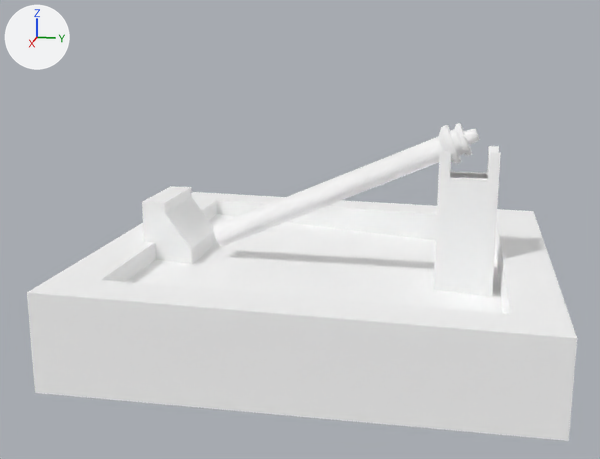
What one commit did to the glTF model archimedes’ screw .blend.gltf.
Before and after are seen from a 50 mm lens placed at (24.48, 6.32, 9.01), pointed at (-0.4, 1.34, 2.79). Every picture has the same lights, and +X, +Y and +Z are marked at upper left. Where no turn or scale is listed for an object, it has been applied to the vertices.
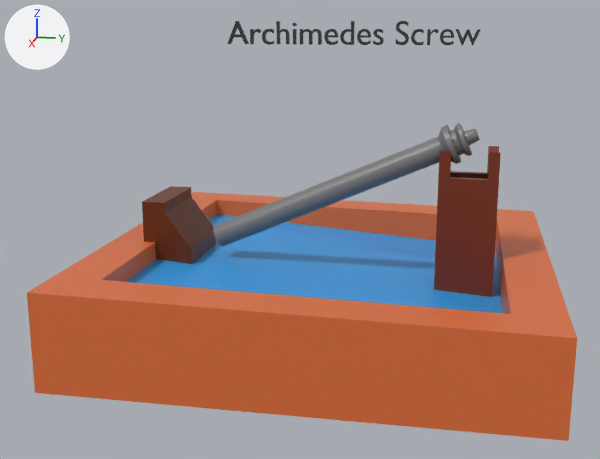
The newer file is also rescaled (x0.309), turned or shifted as a whole; pictures and numbers use the older file's frame.

What changed in the scene script:
```text
Change mat_material_002:
    mat_material_002.metallic: 1.0 -> 0.0
    mat_material_002.base_color: (1.0, 1.0, 1.0) -> (0.142, 0.0244, 0.00141)  # white #ffffff -> brown #692b05
    mat_material_002.roughness: 1.0 -> 0.4
Change mat_material_003:
    mat_material_003.metallic: 1.0 -> 0.0
    mat_material_003.base_color: (1.0, 1.0, 1.0) -> (0.19, 0.0282, 0.00716)  # white #ffffff -> brown #792f14
    mat_material_003.roughness: 1.0 -> 0.4
Change mat_material_005:
    mat_material_005.metallic: 1.0 -> 0.0
    mat_material_005.base_color: (1.0, 1.0, 1.0) -> (0.19, 0.19, 0.19)  # white #ffffff -> grey #797979
    mat_material_005.roughness: 1.0 -> 0.4
Change mat_material:
    mat_material.metallic: 1.0 -> 0.0
    mat_material.base_color: (1.0, 1.0, 1.0) -> (0.0275, 0.344, 0.8)  # white #ffffff -> blue #2e9ee7
    mat_material.roughness: 1.0 -> 0.4
Change mat_material_001:
    mat_material_001.metallic: 1.0 -> 0.0
    mat_material_001.base_color: (1.0, 1.0, 1.0) -> (0.736, 0.16, 0.0442)  # white #ffffff -> orange #df6f3b
    mat_material_001.roughness: 1.0 -> 0.4
Add mat_material_006:
    mat_material_006 = principled_material('Material.006')
    mat_material_006.base_color = (0.0397, 0.0397, 0.0397)  # black #383838
    mat_material_006.roughness = 0.4
Add me_text:
    me_text.from_pydata(...)  # 2354 vertices, 4664 faces; spans x 0.0..7.61, y -0.01..0.69, z -0.06..0.06
    me_text.materials.append(mat_material_006)  # black #383838
Change ob_text:
    ob_text: bpy.data.objects.new('Text', None) -> bpy.data.objects.new('Text', me_text)
```

Location of each change, [x1, y1, x2, y2] in pixels of the pictures (600 x 459 px):
'Plane', recoloured, surface changed (white to brown): [27, 192, 577, 441] in both
'Cube.001', recoloured, surface changed (white to red): [434, 146, 501, 297] in both
'Cylinder', recoloured, surface changed: [213, 123, 480, 247] in both
'Cube', recoloured, surface changed (white to brown): [142, 186, 216, 264] in both
'Text', now drawn: after [227, 21, 481, 46]
